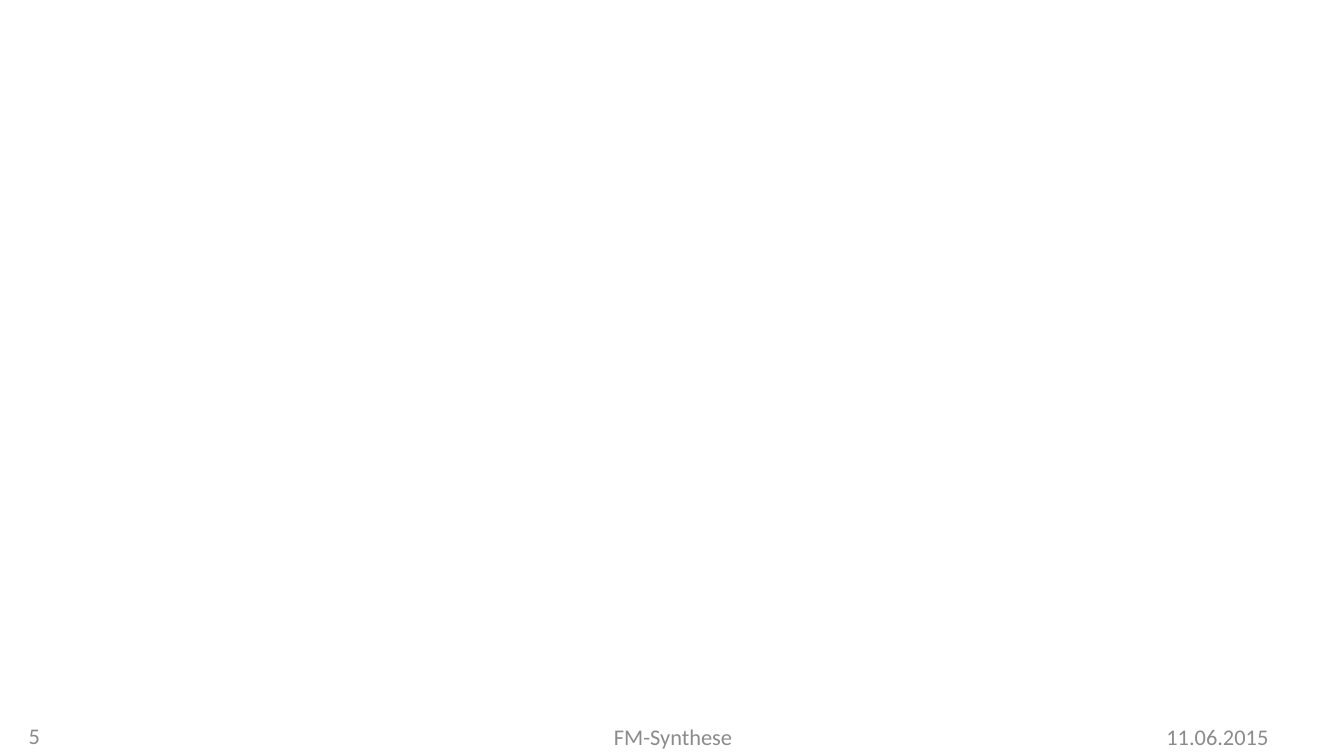
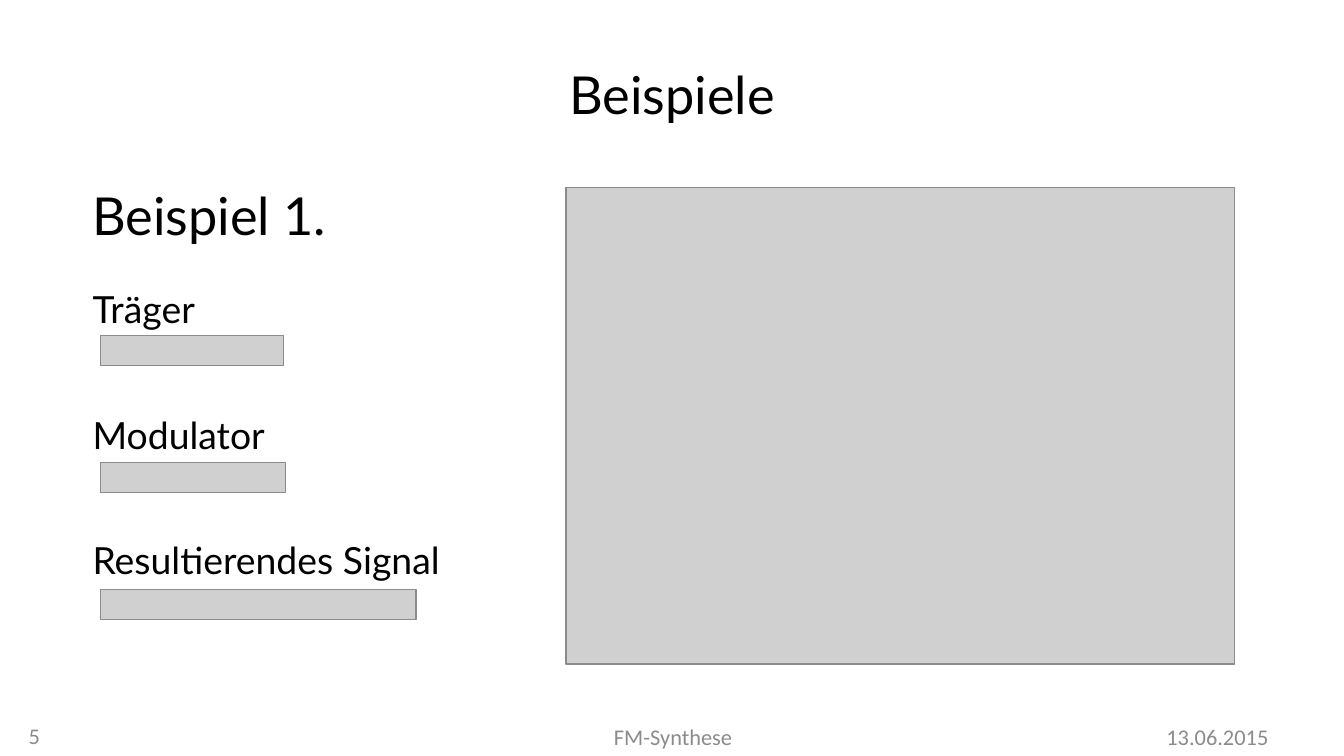
Before and after one commit to MBulli/VSeminar, a slide deck: slide 5 of Praesentation/FMSynthese-Julius.pptx. Drawn at 1344x756 pixels with LibreOffice and Linux fonts; fonts in the diff are those of the drawing; grey boxes stand for pictures; background and template pictures are left out. Boxes give left, top, right and bottom in pixels: in the first picture for what was removed or moved away, otherwise in the second. Text is boxed around its words. In the diff, an @@ line names an element or a change of style, - is before the commit and + after.

```diff
--- a/Praesentation/FMSynthese-Julius.pptx
+++ b/Praesentation/FMSynthese-Julius.pptx
@@ title added at box(569, 75, 774, 123), 28 pt, text #000000 @@
+Beispiele
@@ text added at box(93, 196, 440, 581), 20 pt, text #000000 @@
+Beispiel 1.
+Träger
+Modulator
+Resultierendes Signal
@@ picture added at box(566, 188, 1234, 665) @@
@@ picture added at box(101, 336, 284, 366) @@
@@ picture added at box(101, 462, 286, 492) @@
@@ picture added at box(101, 590, 417, 620) @@
@@ text at box(1166, 730, 1268, 745): text changed @@
-11.06.2015
+13.06.2015
```
Also in this commit, not shown: 4 other slides changed, 6 slides added, 10 other files.
